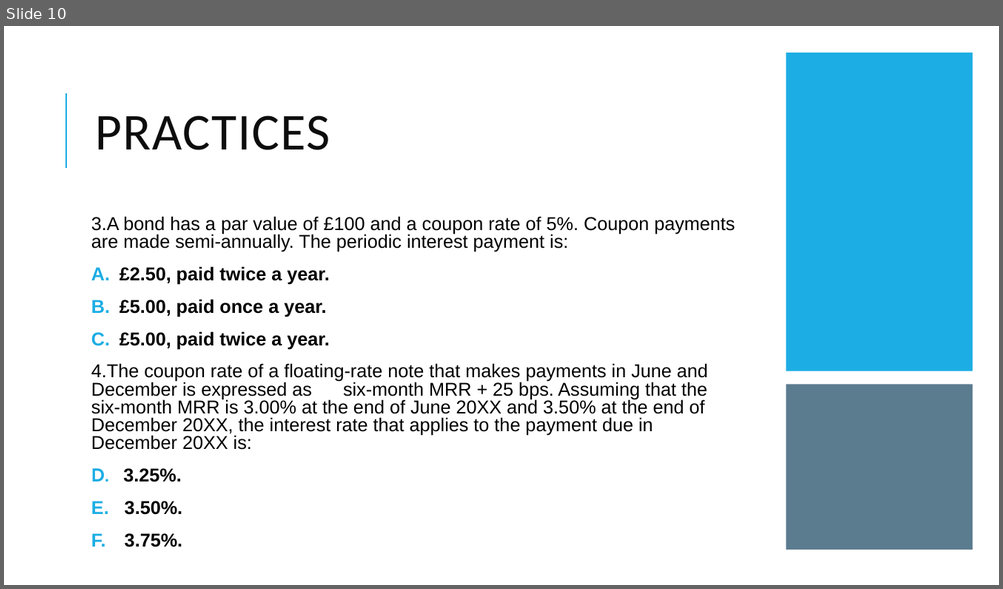
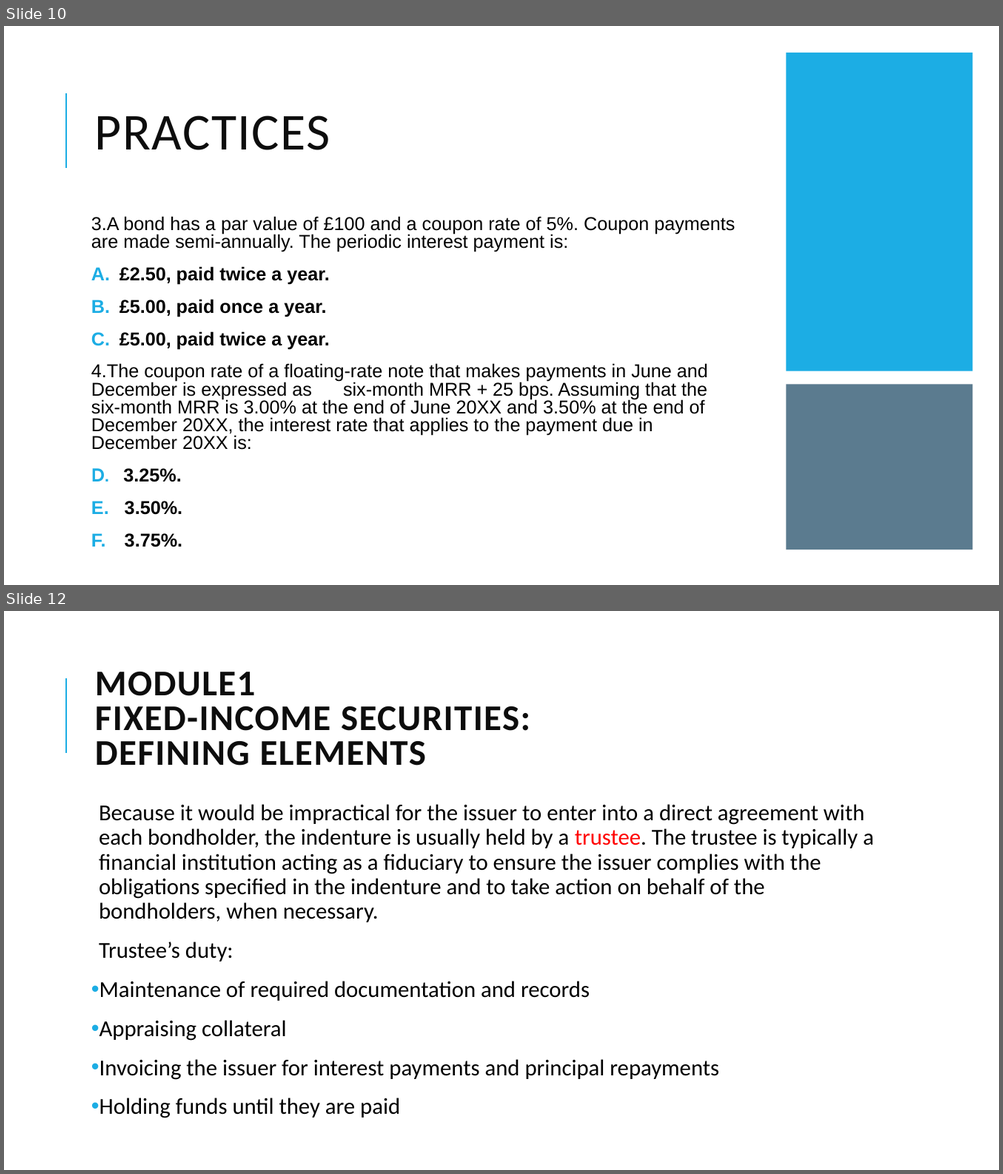
Before and after one commit to Isco0530/data, a slide deck: Fixed Income.pptx. Shown one above the other, each under a label of ours: slide 10 before the commit, slides 10 and 12 after it; the slides between them are not shown. The pictures are 1003x589 and 1003x1174 pixels, drawn with LibreOffice and Linux fonts; fonts in the diff are those of the drawing. Boxes give left, top, right and bottom in pixels: in the first picture for what was removed or moved away, otherwise in the second. Text is boxed around its words. In the diff, an @@ line names an element or a change of style, - is before the commit and + after.

```diff
--- a/Fixed Income.pptx
+++ b/Fixed Income.pptx
@@ slide 12 added at (x1=4, y1=611, x2=999, y2=1170), background #FFFFFF; not listed: 1 template element that a slide beside it also shows @@
@@ title added at (x1=95, y1=672, x2=530, y2=766), 35 pt, text #0D0D0D, bold @@
+MODULE1
+FIXED-INCOME SECURITIES:
+DEFINING ELEMENTS
@@ text added at (x1=99, y1=804, x2=874, y2=1119), 22 pt, text #000000 @@
+  Because it would be impractical for the issuer to enter into a direct agreement with each bondholder, the indenture is usually held by a trustee. The trustee is typically a financial institution acting as a fiduciary to ensure the issuer complies with the obligations specified in the indenture and to take action on behalf of the bondholders, when necessary.
+  Trustee’s duty:
+• Maintenance of required documentation and records
+• Appraising collateral
+• Invoicing the issuer for interest payments and principal repayments
+• Holding funds until they are paid
```
Also in this commit, not shown: 9 other slides added, 2 slides removed, 1 other file.
